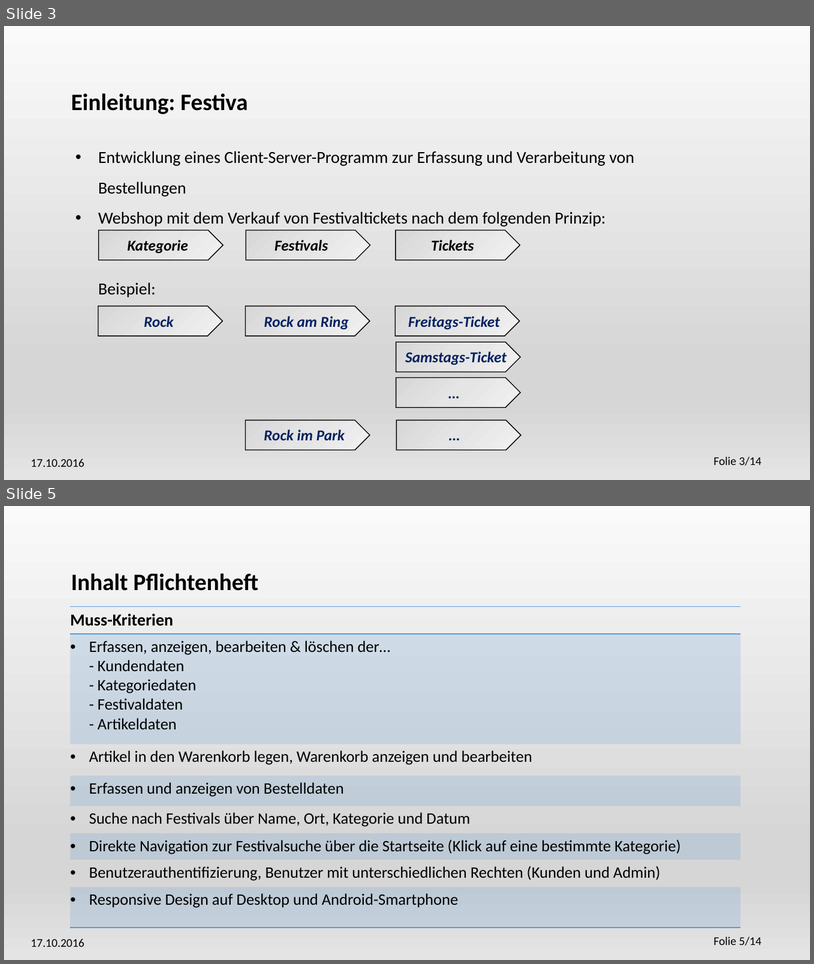
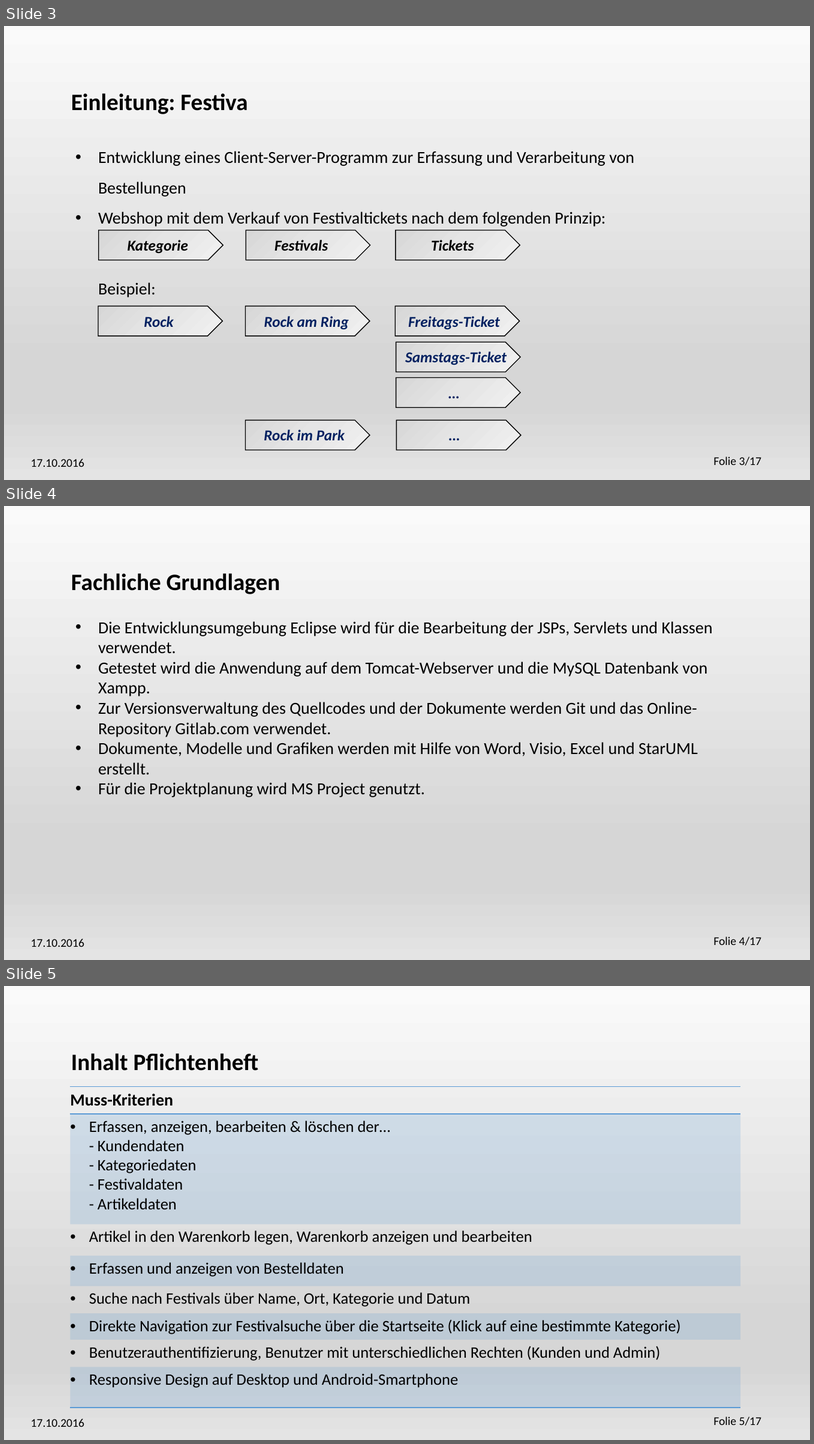
Before and after one commit to Festiva-Team/festiva_documents, a slide deck: Festiva.pptx. Shown one above the other, each under a label of ours: slides 3 and 5 before the commit, slides 3, 4 and 5 after it; the slides between them are not shown. The pictures are 814x964 and 814x1444 pixels, drawn with LibreOffice and Linux fonts; fonts in the diff are those of the drawing. Boxes give left, top, right and bottom in pixels: in the first picture for what was removed or moved away, otherwise in the second. Text is boxed around its words. In the diff, an @@ line names an element or a change of style, - is before the commit and + after.

```diff
--- a/Festiva.pptx
+++ b/Festiva.pptx
@@ slide 4 added at (4, 506, 810, 960), background gradient #FAFAFA to #D7D7D7 to #E4E4E4; not listed: 2 template elements that a slide beside it also shows @@
@@ text added at (71, 573, 281, 594), 28 pt, text #000000, bold @@
+Fachliche Grundlagen
@@ text added at (98, 621, 713, 797), 20 pt, text #000000 @@
+• Die Entwicklungsumgebung Eclipse wird für die Bearbeitung der JSPs, Servlets und Klassen verwendet.
+• Getestet wird die Anwendung auf dem Tomcat-Webserver und die MySQL Datenbank von Xampp.
+• Zur Versionsverwaltung des Quellcodes und der Dokumente werden Git und das Online-Repository Gitlab.com verwendet.
+• Dokumente, Modelle und Grafiken werden mit Hilfe von Word, Visio, Excel und StarUML erstellt.
+• Für die Projektplanung wird MS Project genutzt.
@@ page number at (714, 456, 762, 465): text changed @@
-Folie 3/14
+Folie 3/17
@@ page number at (714, 1416, 762, 1425): text changed @@
-Folie 5/14
+Folie 5/17
```
Also in this commit, not shown: 1 slide changed, 4 other slides added, 1 slide removed, 8 other files.
